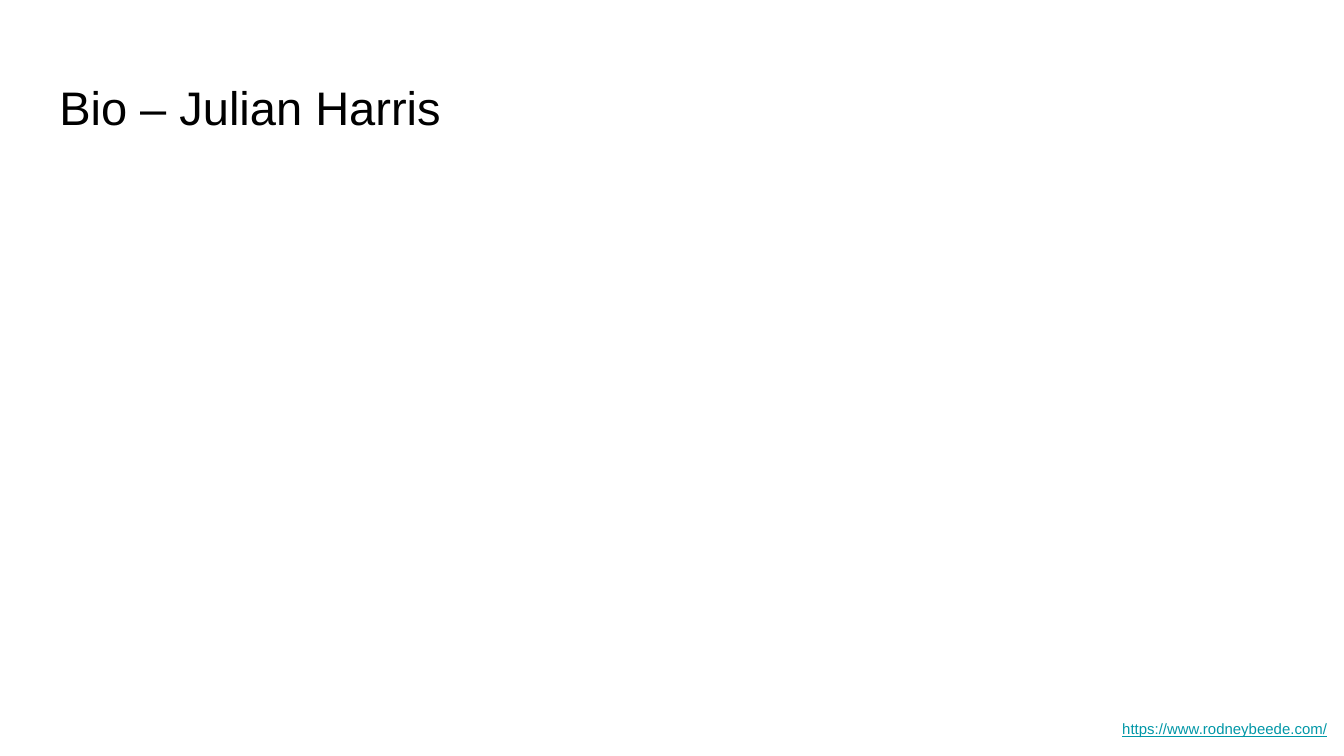
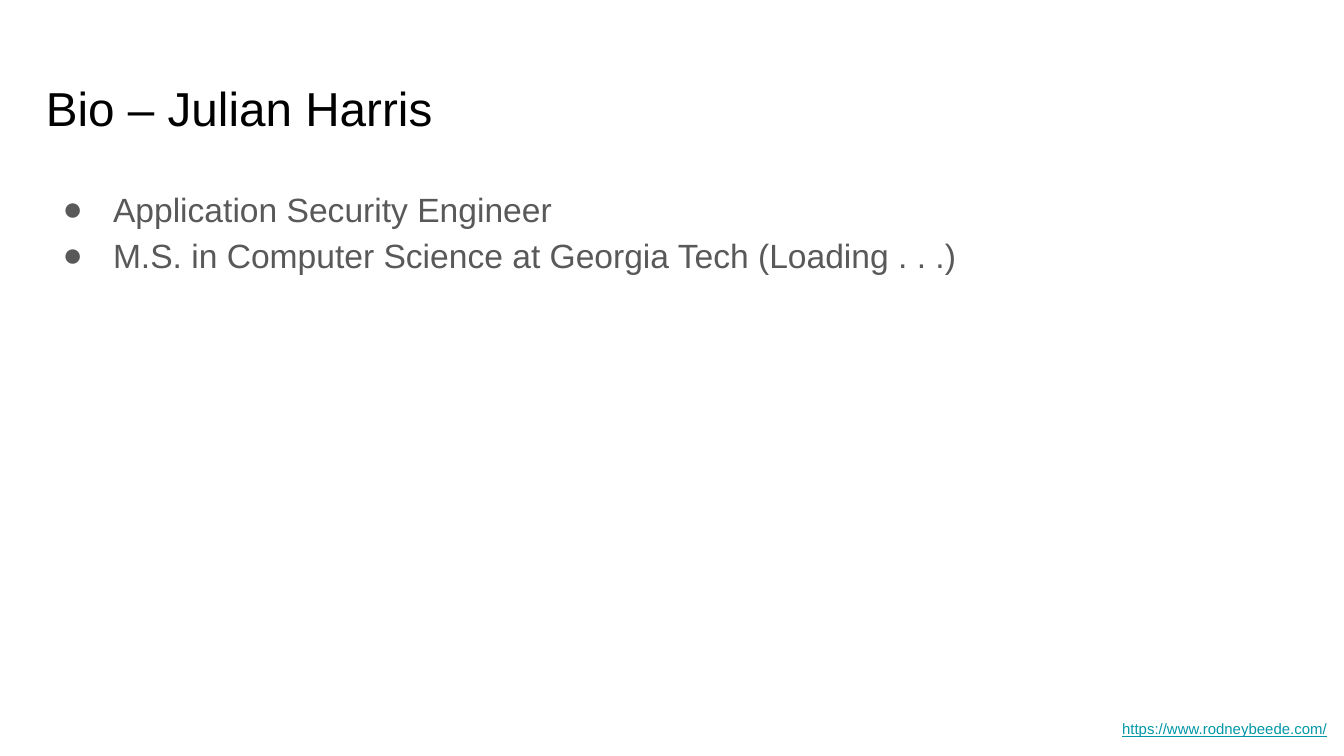
Before and after one commit to rbeede/BSidesSATX2023, a slide deck: slide 3 of Pen-testing Cloud REST APIs - BSidesSATX2023.pptx. Drawn at 1344x756 pixels with LibreOffice and Linux fonts; fonts in the diff are those of the drawing. Boxes give left, top, right and bottom in pixels: in the first picture for what was removed or moved away, otherwise in the second. Text is boxed around its words. In the diff, an @@ line names an element or a change of style, - is before the commit and + after.

Commit message:
Added my bio

```diff
--- a/Pen-testing Cloud REST APIs - BSidesSATX2023.pptx
+++ b/Pen-testing Cloud REST APIs - BSidesSATX2023.pptx
@@ title "Bio – Julian Harris" at <box>46,91,432,127</box>: size 25.2 to 25.5 pt @@
@@ text added at <box>113,197,889,274</box>, 18 pt, text #595959 @@
+● Application Security Engineer
+● M.S. in Computer Science at Georgia Tech (Loading . . .)
```
Also in this commit, not shown: 50 other slides changed.
